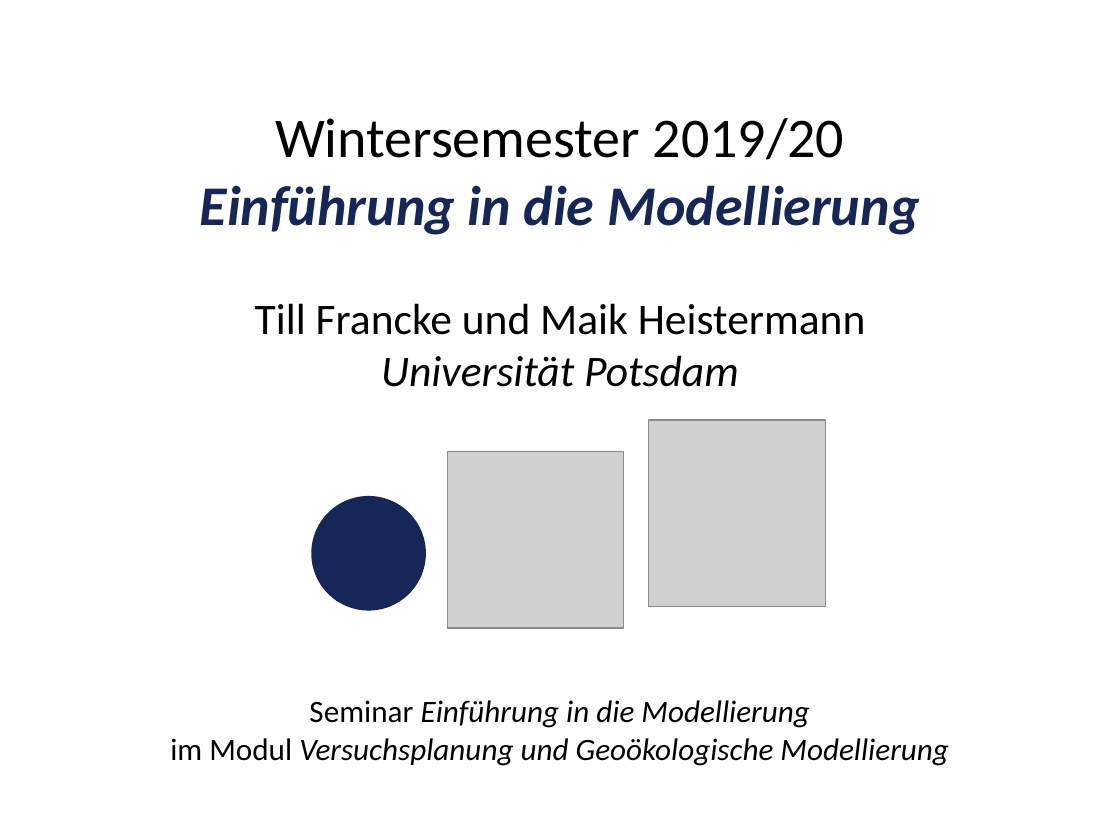
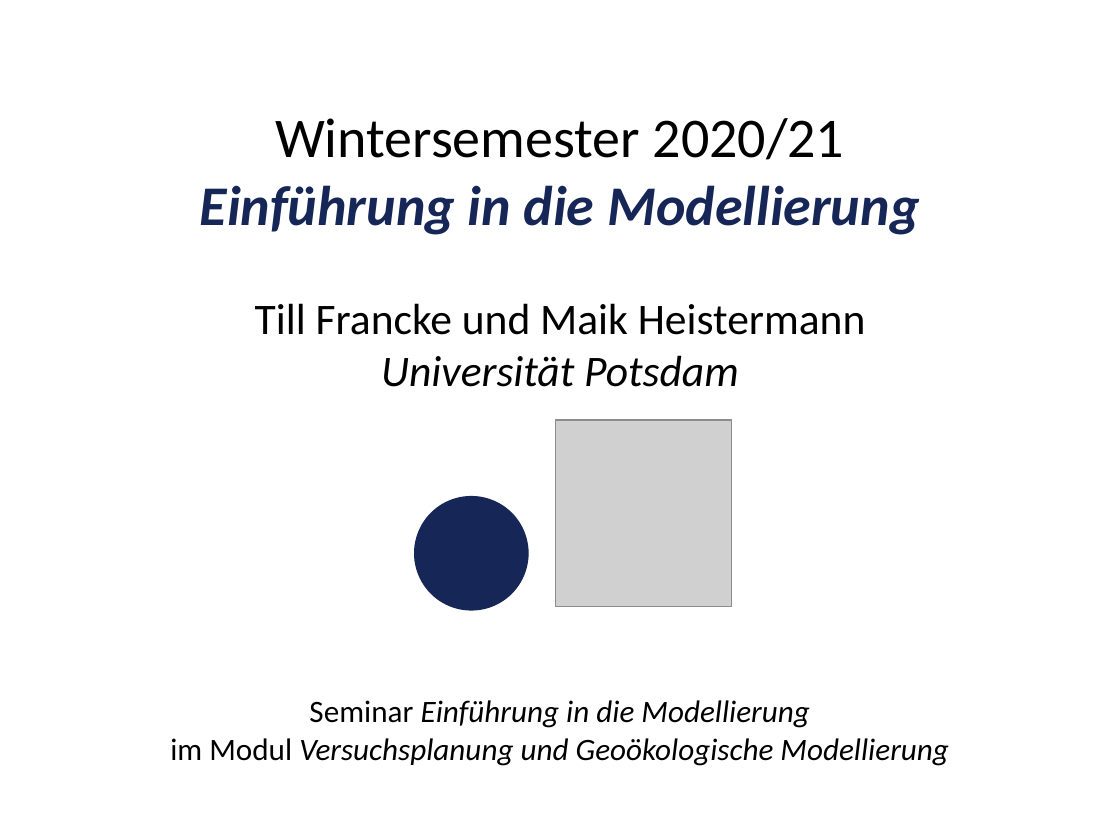
Before and after one commit to heistermann/Einf_Modellierung, a slide deck: slide 1 of Termin_2/folien/Termin_2_Populationsmodelle.pptx. Drawn at 1120x840 pixels with LibreOffice and Linux fonts; fonts in the diff are those of the drawing; grey boxes stand for pictures. Boxes give left, top, right and bottom in pixels: in the first picture for what was removed or moved away, otherwise in the second. Text is boxed around its words. In the diff, an @@ line names an element or a change of style, - is before the commit and + after.

```diff
--- a/Termin_2/folien/Termin_2_Populationsmodelle.pptx
+++ b/Termin_2/folien/Termin_2_Populationsmodelle.pptx
@@ text at [275,118,845,160]: text changed @@
-Wintersemester 2019/20
+Wintersemester 2020/21
@@ picture: place and size @@
-picture at [648,420,824,606]
+picture at [556,420,731,606]
@@ picture removed at [447,451,624,628] @@
@@ ellipse: place and size @@
-ellipse at [311,496,426,610]
+ellipse at [414,496,529,610]
```
Also in this commit, not shown: 9 other slides changed, 1 slide added, 1 other file.
